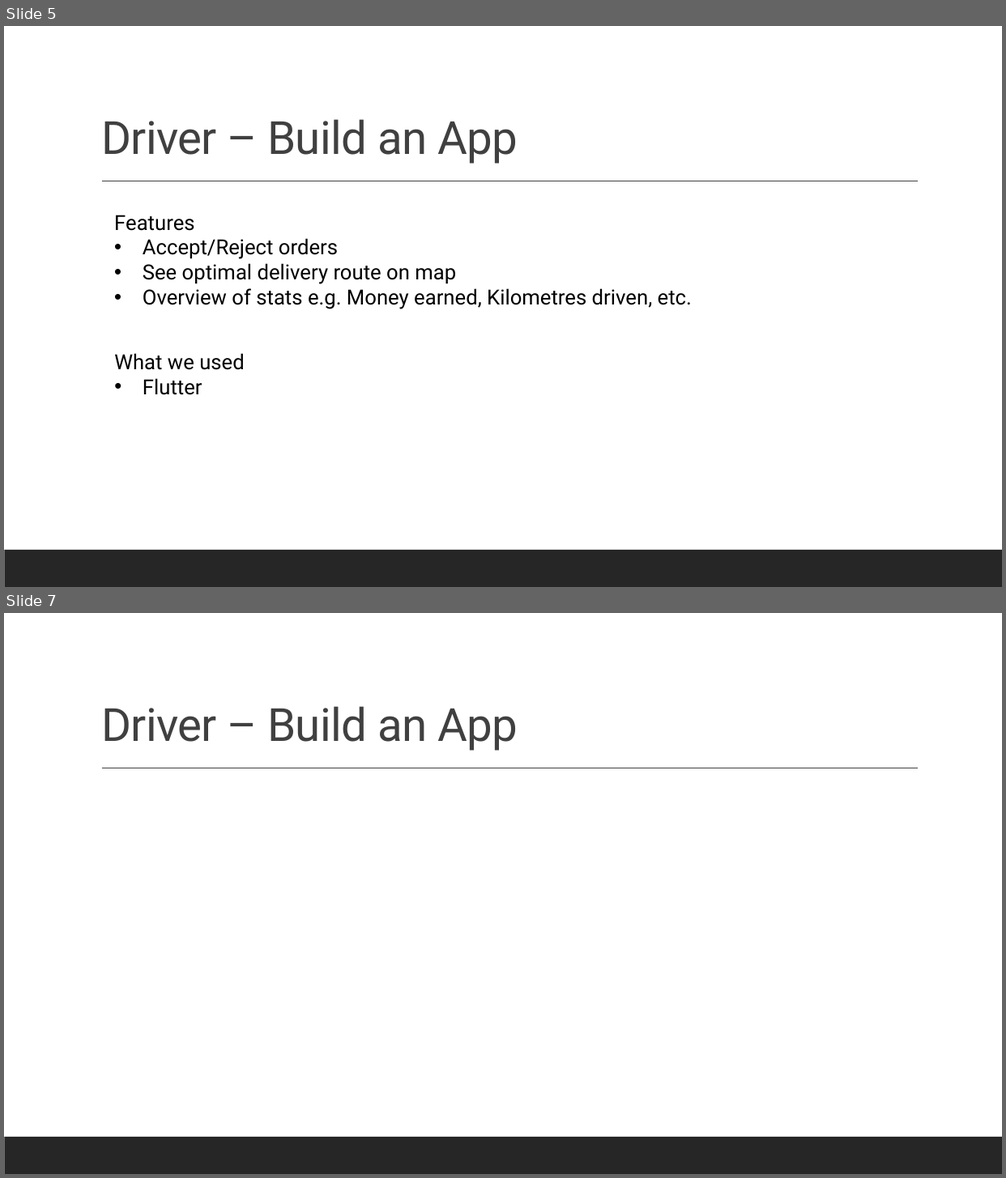
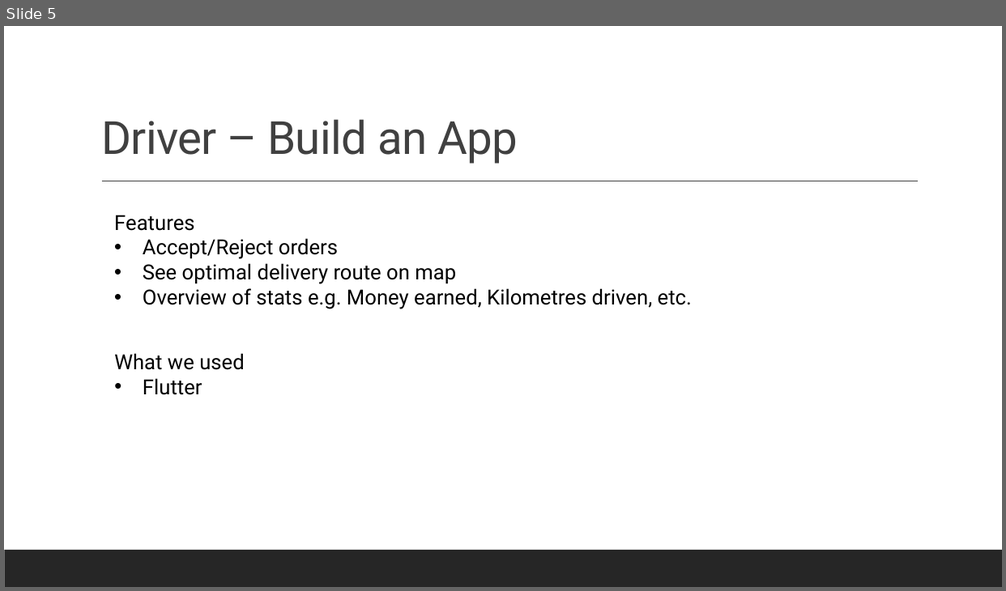
Before and after one commit to AlbinMamuti/PTV_BDI_B, a slide deck: Presentation.pptx. Shown one above the other, each under a label of ours: slides 5 and 7 before the commit, slide 5 after it; the slides between them are not shown. The pictures are 1006x1178 and 1006x591 pixels, drawn with LibreOffice and Linux fonts; fonts in the diff are those of the drawing. Boxes give left, top, right and bottom in pixels: in the first picture for what was removed or moved away, otherwise in the second. Text is boxed around its words. In the diff, an @@ line names an element or a change of style, - is before the commit and + after.

```diff
--- a/Presentation.pptx
+++ b/Presentation.pptx
@@ slide 7 removed at (4,613,1002,1174), background #FFFFFF; not listed: 2 template elements that a slide beside it also shows @@
@@ title removed at (101,706,518,751) @@
-Driver – Build an App
```
Also in this commit, not shown: 2 slides changed, 2 slides added, 1 other file.
